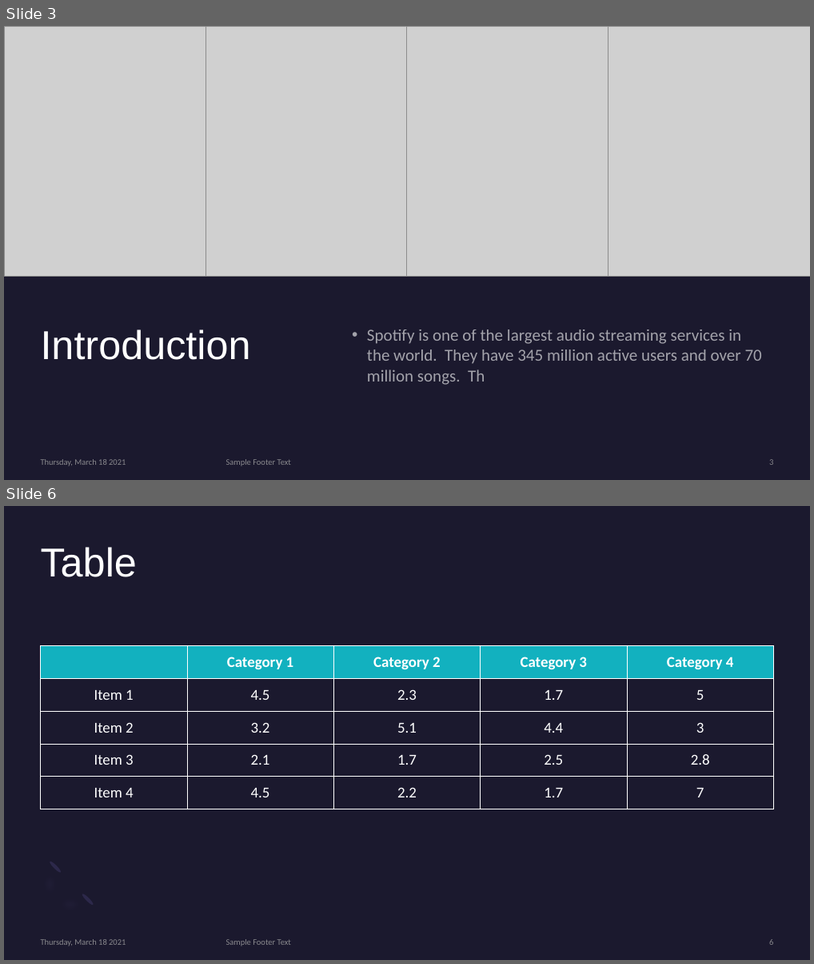
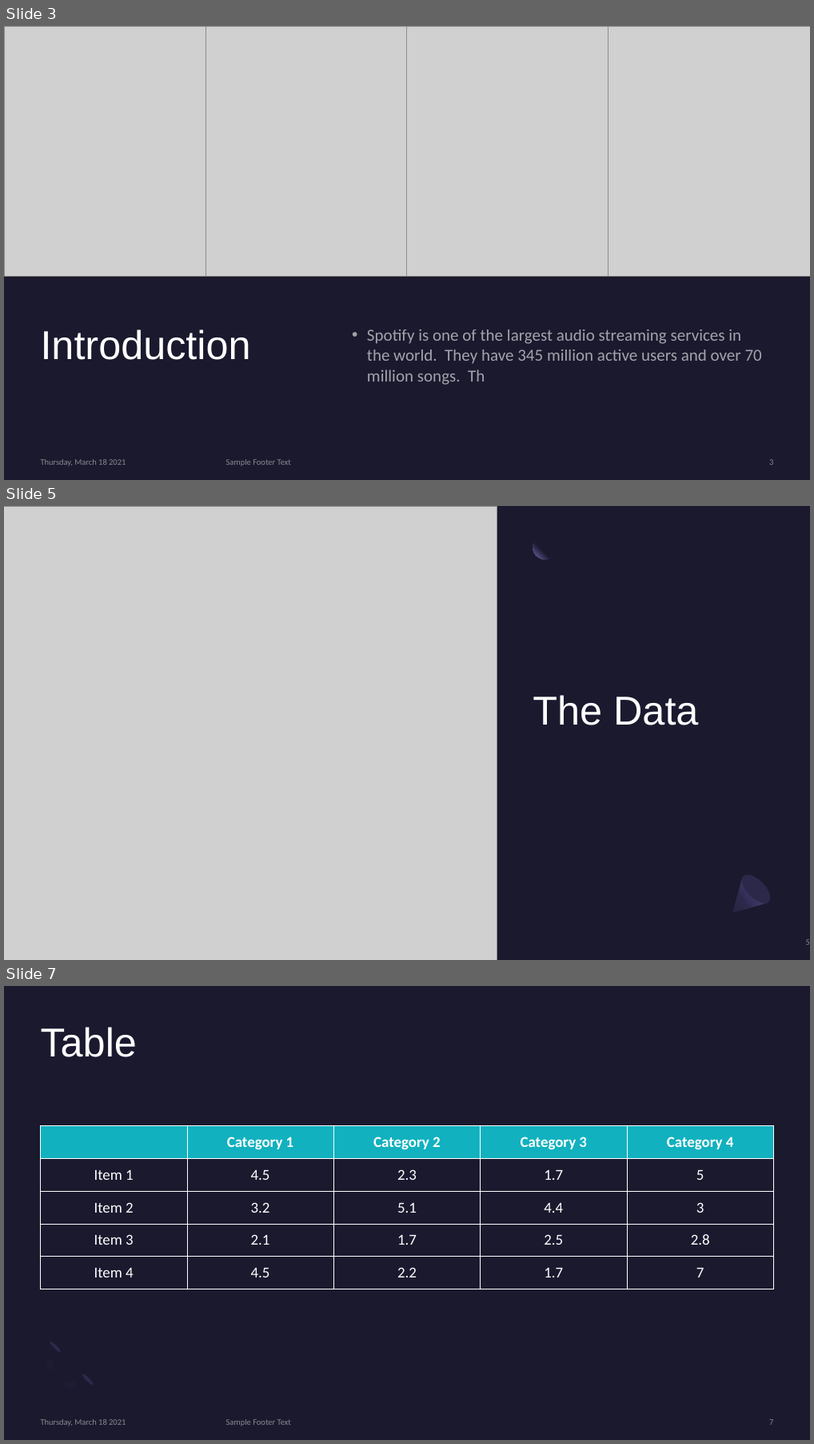
Before and after one commit to mbermont/Spotify_Project, a slide deck: docs/Utilizing Neural Networks To Categorize Songs.pptm. Shown one above the other, each under a label of ours: slides 3 and 6 before the commit, slides 3, 5 and 7 after it; the slides between them are not shown. The pictures are 814x964 and 814x1444 pixels, drawn with LibreOffice and Linux fonts; fonts in the diff are those of the drawing; grey boxes stand for pictures. Boxes give left, top, right and bottom in pixels: in the first picture for what was removed or moved away, otherwise in the second. Text is boxed around its words. In the diff, an @@ line names an element or a change of style, - is before the commit and + after.

```diff
--- a/docs/Utilizing Neural Networks To Categorize Songs.pptm
+++ b/docs/Utilizing Neural Networks To Categorize Songs.pptm
@@ slide 5 added at (4,506,810,960), background #1B192E @@
@@ picture added at (4,506,497,960) @@
@@ ellipse added at (534,536,557,560), fill gradient #1B192E to #7771B2 @@
@@ title added at (533,695,698,725), 48 pt, text #FFFFFF @@
+The Data
@@ freeform shape added at (721,870,776,924), fill gradient #2C284A to #3C3867 to #1B192E @@
@@ ellipse added at (738,869,775,908), fill #2C284A @@
@@ page number added at (806,939,810,944), 10 pt, text #A6A6A6 at 80% opacity @@
+5
@@ what was slide 6 is now slide 7 @@
@@ page number at (770,1419,774,1424): text changed @@
-6
+7
```
Also in this commit, not shown: 4 slides changed, 16 other files.
